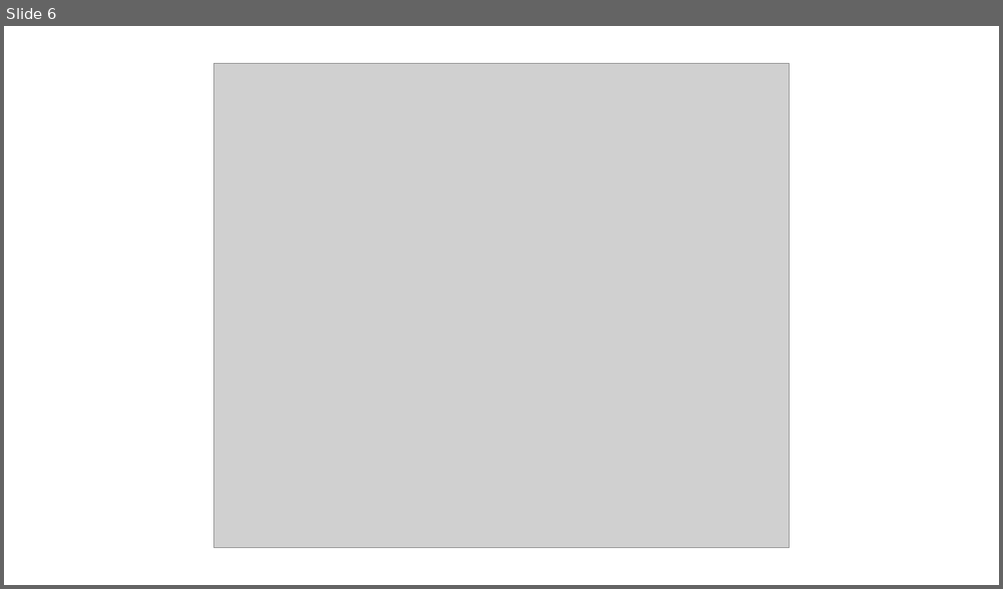
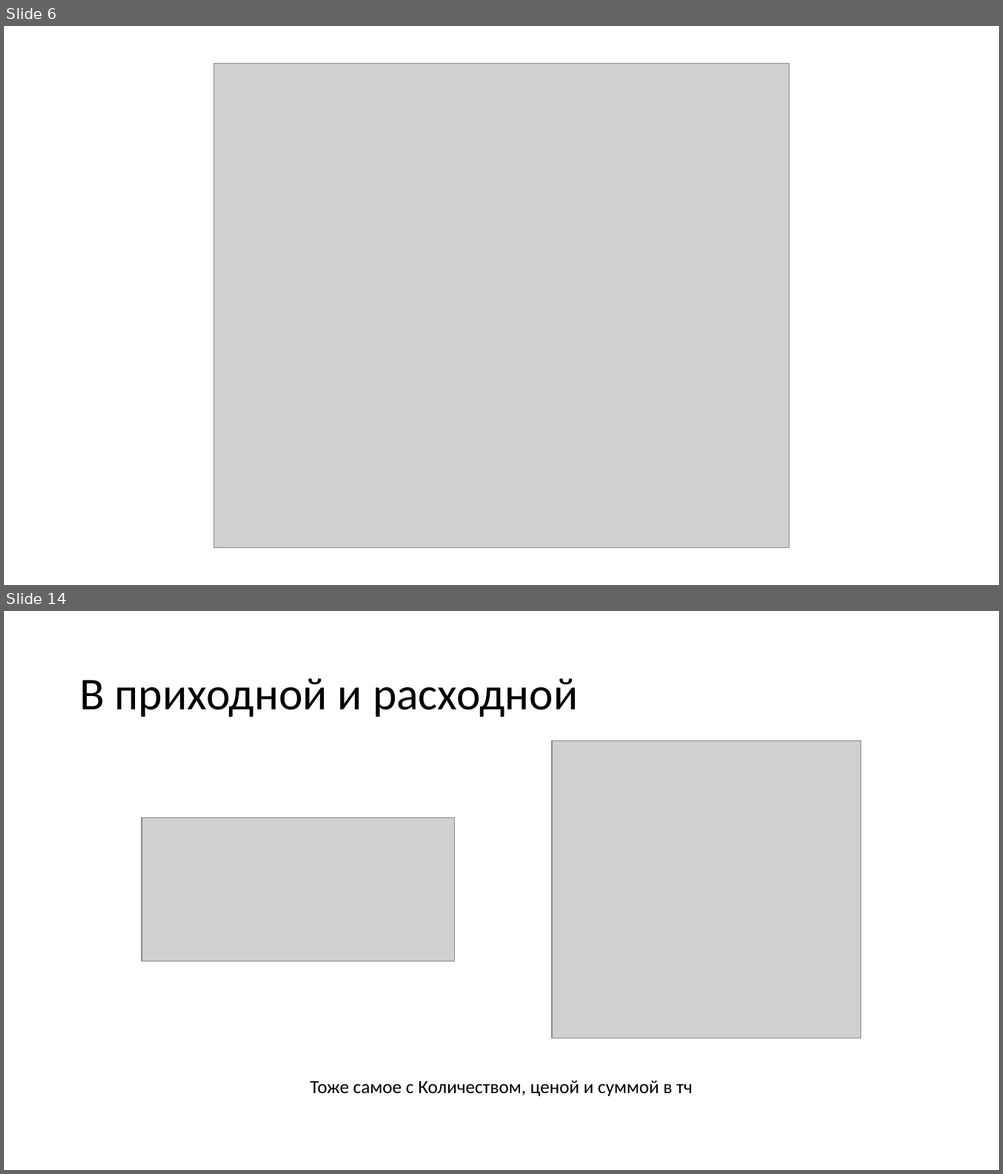
Before and after one commit to CoolzGH/Spec_1c, a slide deck: Решения ОУ/Решение ОУ.pptx. Shown one above the other, each under a label of ours: slide 6 before the commit, slides 6 and 14 after it; the slides between them are not shown. The pictures are 1003x589 and 1003x1174 pixels, drawn with LibreOffice and Linux fonts; fonts in the diff are those of the drawing; grey boxes stand for pictures. Boxes give left, top, right and bottom in pixels: in the first picture for what was removed or moved away, otherwise in the second. Text is boxed around its words. In the diff, an @@ line names an element or a change of style, - is before the commit and + after.

```diff
--- a/Решения ОУ/Решение ОУ.pptx
+++ b/Решения ОУ/Решение ОУ.pptx
@@ slide 14 added at [4,611,999,1170], background #FFFFFF @@
@@ title added at [79,678,578,717], 44 pt, text #000000 @@
+В приходной и расходной
@@ picture added at [552,741,861,1039] @@
@@ picture added at [142,817,455,962] @@
@@ text added at [310,1081,692,1096], 18 pt, text #000000 @@
+Тоже самое с Количеством, ценой и суммой в тч
```
Also in this commit, not shown: 40 other slides added, 4 other files.
